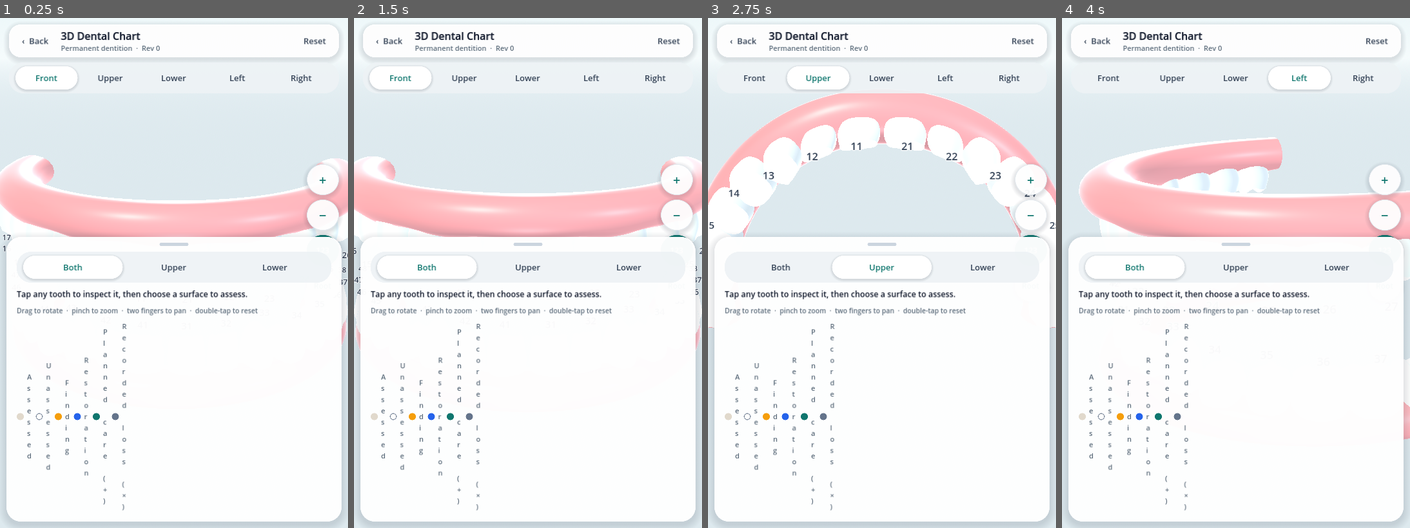
Above: before the commit, frames 1-4 (left to right).
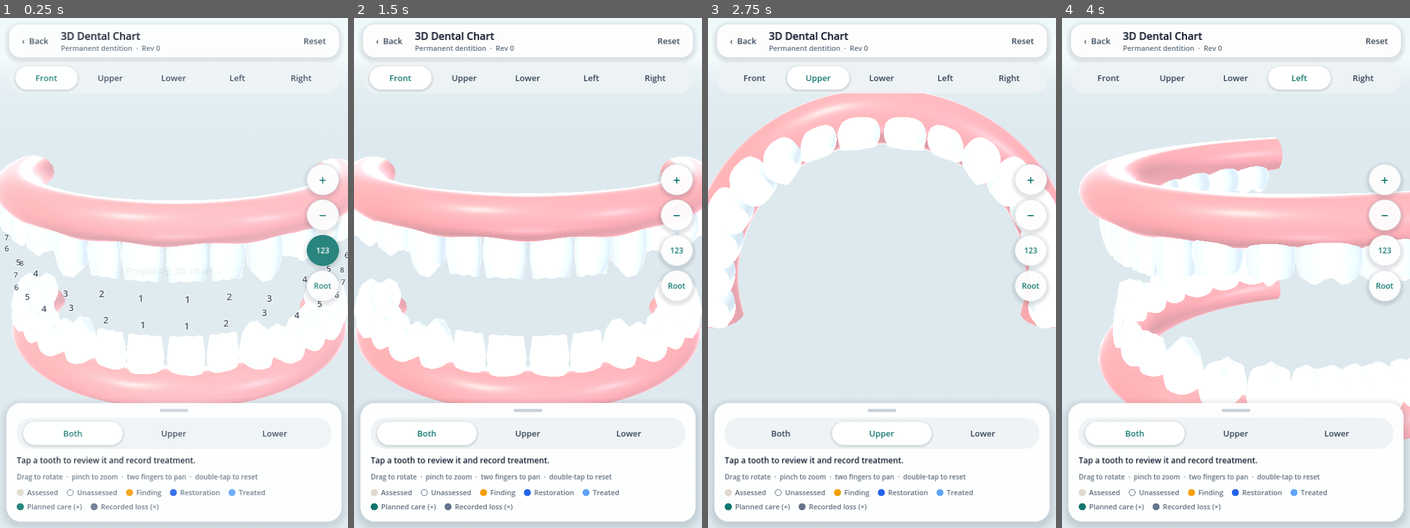
Above: after the commit, the same moments.

Repository: arifincsebuet/Dental
Game: Godot game, scene res://chart.tscn
The game is run twice, just before and just after one commit, with the same random seed, the same clock (stepped at 60 frames per second) and the same inputs.
Inputs:
- Up to frame 1 (0.25 s): no input
- Up to frame 2 (1.5 s): click "123" at 0.5 s; click "Front" at 1.25 s
- Up to frame 3 (2.75 s): click "Upper" at 2 s
- Up to frame 4 (4 s): click "Lower" at 2.75 s; click "Left" at 3.5 s

The runs differ from the first frame. In frame 1, 20% of the frame differs, in the area x 0-100%, y 2-97%; in frame 2, 18%; in frame 3, 28%, in the area x 0-100%, y 24-97%; in frame 4, 19%.

Commit message:
Fix 3D chart crash/splash, add Palmer numbering and treatment history
- Run Dental3DActivity in its own :chart3d process: Godot force-quits its
  host process on destroy, which closed the whole app on Back and after a
  tooth was chosen (so no tooth entry ever reached the editor).
- Disable the Godot boot splash, give the chart window a matching
  background and fade in from a loading overlay; Back clears the
  selection first, then returns.
- Stop autowrapping Godot labels inside flow rows (text rendered one
  character per line).
- Tooth numbering preference (Palmer default, FDI, Universal) for all
  displays; stored keys stay FDI.
- Patient profile opens on the 3D model tinted by full treatment history,
  with a vertical per-tooth history list that expands to a timeline and
  highlights the tooth.
- Dentists/admins record treatment for one tooth or a selected set; other
  roles get a read-only model, history and 3D chart.
- Build the inline 3D geometry off the main thread.

Co-Authored-By: Claude Opus 5.5 <noreply@anthropic.com>
Claude-Session: https://claude.ai/code/session_01Hf5KScD2RRBUtHr6xsqV5h

Diff:
--- a/app/src/main/assets/chart.gd
+++ b/app/src/main/assets/chart.gd
@@ -69,6 +69,8 @@
 var current_view := "Front"
 var input_valid := true
 var read_only := false
+var notation := "palmer"
+var loading_overlay: ColorRect
 
 # UI
 var canvas := CanvasLayer.new()
@@ -108,6 +110,7 @@
 		if parsed is Dictionary and parsed.get("schemaVersion", 0) == 2 and parsed.get("teeth", null) is Dictionary:
 			chart = parsed
 			read_only = chart.get("readOnly", false)
+			notation = str(chart.get("notation", "palmer"))
 		else:
 			input_valid = false
 	add_child(rig)
@@ -119,11 +122,37 @@
 	camera.fov = 40
 	camera.near = 0.05
 	build_environment()
+	build_ui()
+	show_loading()
+	update_camera()
+	set_process_unhandled_input(false)
+	# Let the first (overlay) frame present before building meshes, then fade the model in.
+	await get_tree().process_frame
+	await get_tree().process_frame
 	if input_valid:
 		build_inventory()
-	build_ui()
-	update_camera()
+	toggle_buttons["123"].button_pressed = show_labels
 	set_process_unhandled_input(input_valid)
+	var fade := create_tween()
+	fade.tween_property(loading_overlay, "color:a", 0.0, 0.45).set_trans(Tween.TRANS_CUBIC).set_ease(Tween.EASE_OUT)
+	fade.parallel().tween_property(loading_overlay.get_child(0), "modulate:a", 0.0, 0.25)
+	fade.tween_callback(loading_overlay.queue_free)
+
+func show_loading() -> void:
+	var layer := CanvasLayer.new()
+	layer.layer = 10
+	add_child(layer)
+	loading_overlay = ColorRect.new()
+	loading_overlay.color = Color("f5fbfc")
+	loading_overlay.mouse_filter = Control.MOUSE_FILTER_IGNORE
+	loading_overlay.set_anchors_and_offsets_preset(Control.PRESET_FULL_RECT)
+	layer.add_child(loading_overlay)
+	var text := label("Preparing 3D chart…", 30, TEAL, true)
+	text.set_anchors_and_offsets_preset(Control.PRESET_CENTER)
+	text.horizontal_alignment = HORIZONTAL_ALIGNMENT_CENTER
+	text.grow_horizontal = Control.GROW_DIRECTION_BOTH
+	text.grow_vertical = Control.GROW_DIRECTION_BOTH
+	loading_overlay.add_child(text)
 
 func build_environment() -> void:
 	var world := WorldEnvironment.new()
@@ -217,6 +246,7 @@
 				var color := ENAMEL if state.get("assessment", "not_assessed") == "assessed" else UNKNOWN
 				if presence == "unerupted": color = Color(0.80, 0.87, 0.91, 0.5)
 				if absent and replacement == "implant": color = Color("e9eef2")
+				if state.get("treated", false): color = color.lerp(Color("60a5fa"), 0.22)
 				var crown := MeshInstance3D.new()
 				crown.name = "Crown"
 				crown.mesh = crown_mesh(kind, dimensions, sign_y)
@@ -237,7 +267,7 @@
 			body.add_child(collision)
 			var tooth_label := Label3D.new()
 			tooth_label.name = "SlotLabel"
-			tooth_label.text = key
+			tooth_label.text = notation_short(key)
 			tooth_label.font_size = 40
 			tooth_label.outline_size = 12
 			tooth_label.pixel_size = 0.0042
@@ -503,7 +533,9 @@
 		style.border_color = border
 	return style
 
-func label(text: String, size: int, color: Color, bold: bool = false) -> Label:
+## Labels never wrap unless asked: an autowrapped Label inside a flow/box row has zero minimum
+## width and collapses to one character per line.
+func label(text: String, size: int, color: Color, bold: bool = false, wrap: bool = false) -> Label:
 	var result := Label.new()
 	result.text = text
 	result.add_theme_font_size_override("font_size", size)
@@ -511,7 +543,10 @@
 	if bold:
 		result.add_theme_constant_override("outline_size", 1)
 		result.add_theme_color_override("font_outline_color", color)
-	result.autowrap_mode = TextServer.AUTOWRAP_WORD_SMART
+	if wrap:
+		result.autowrap_mode = TextServer.AUTOWRAP_WORD_SMART
+		result.size_flags_horizontal = Control.SIZE_EXPAND_FILL
+		result.custom_minimum_size.x = 240
 	return result
 
 ## Pill button. Toggle buttons show a filled teal state when pressed.
@@ -639,7 +674,7 @@
 	if not input_valid:
 		var error := PanelContainer.new()
 		error.add_theme_stylebox_override("panel", box_style(Color("fff1f2"), 28, 10, Color("fecdd3")))
-		error.add_child(label("This chart version cannot be displayed safely. Return and use the 2D chart.", 26, Color("be123c")))
+		error.add_child(label("This chart version cannot be displayed safely. Return and use the 2D chart.", 26, Color("be123c"), false, true))
 		top.add_child(error)
 
 	# --- Right rail -------------------------------------------------------------------------
@@ -686,8 +721,8 @@
 	# Idle: arch filter, guidance and legend.
 	sheet_idle.add_theme_constant_override("separation", 18)
 	sheet_idle.add_child(segmented(["Both", "Upper", "Lower"], arch_buttons, set_arch))
-	sheet_idle.add_child(label("Historical chart · read only. Tap a tooth to review it." if read_only else "Tap any tooth to inspect it, then choose a surface to assess.", 25, INK))
-	sheet_idle.add_child(label("Drag to rotate  ·  pinch to zoom  ·  two fingers to pan  ·  double-tap to reset", 21, MUTED))
+	sheet_idle.add_child(label("View only · tap a tooth to review its record." if read_only else "Tap a tooth to review it and record treatment.", 25, INK, false, true))
+	sheet_idle.add_child(label("Drag to rotate  ·  pinch to zoom  ·  two fingers to pan  ·  double-tap to reset", 21, MUTED, false, true))
 	var legend := HFlowContainer.new()
 	legend.add_theme_constant_override("h_separation", 26)
 	legend.add_theme_constant_override("v_separation", 12)
@@ -695,6 +730,7 @@
 	legend.add_child(legend_item(Color("94a3b8"), "Unassessed", true))
 	legend.add_child(legend_item(AMBER, "Finding"))
 	legend.add_child(legend_item(BLUE, "Restoration"))
+	legend.add_child(legend_item(Color("60a5fa"), "Treated"))
 	legend.add_child(legend_item(TEAL, "Planned care (+)"))
 	legend.add_child(legend_item(Color("64748b"), "Recorded loss (×)"))
 	sheet_idle.add_child(legend)
@@ -708,7 +744,7 @@
 	var badge := PanelContainer.new()
 	badge.custom_minimum_size = Vector2(104, 104)
 	badge.add_theme_stylebox_override("panel", box_style(TEAL, 30))
-	badge_label.add_theme_font_size_override("font_size", 38)
+	badge_label.add_theme_font_size_override("font_size", 34)
 	badge_label.add_theme_color_override("font_color", Color.WHITE)
 	badge_label.horizontal_alignment = HORIZONTAL_ALIGNMENT_CENTER
 	badge_label.vertical_alignment = VERTICAL_ALIGNMENT_CENTER
@@ -721,10 +757,12 @@
 	name_label.add_theme_font_size_override("font_size", 30)
 	name_label.add_theme_color_override("font_color", INK)
 	name_label.autowrap_mode = TextServer.AUTOWRAP_WORD_SMART
+	name_label.custom_minimum_size.x = 260
 	names.add_child(name_label)
 	status_label.add_theme_font_size_override("font_size", 23)
 	status_label.add_theme_color_override("font_color", MUTED)
 	status_label.autowrap_mode = TextServer.AUTOWRAP_WORD_SMART
+	status_label.custom_minimum_size.x = 260
 	names.add_child(status_label)
 	var close := fab("×")
 	close.custom_minimum_size = Vector2(80, 80)
@@ -749,13 +787,14 @@
 	surface_hint.add_theme_font_size_override("font_size", 22)
 	surface_hint.add_theme_color_override("font_color", MUTED)
 	surface_hint.autowrap_mode = TextServer.AUTOWRAP_WORD_SMART
+	surface_hint.custom_minimum_size.x = 260
 	pad_text.add_child(surface_hint)
 	var whole := pill("Whole tooth", true)
 	whole.pressed.connect(pick_surface.bind(""))
 	surface_buttons[""] = whole
 	pad_text.add_child(whole)
 
-	assess_button = pill("Assess tooth", false, true)
+	assess_button = pill("Record treatment", false, true)
 	assess_button.custom_minimum_size = Vector2(0, 96)
 	assess_button.add_theme_font_size_override("font_size", 30)
 	assess_button.pressed.connect(edit_selected)
@@ -886,8 +925,8 @@
 	# Gently bring the tooth toward the centre without losing arch context.
 	target = body.global_position * 0.45
 	distance = min(distance, 10.5)
-	badge_label.text = selected
-	name_label.text = tooth_name(selected)
+	badge_label.text = notation_label(selected)
+	name_label.text = tooth_name(selected) + ("" if notation == "fdi" else "  (FDI " + selected + ")")
 	status_label.text = str(state.get("assessment", "not_assessed")).replace("_", " ").capitalize() + "  ·  " + str(state.get("presence", "unknown")).replace("_", " ")
 	if state.get("replacement", "none") not in ["none", ""]:
 		status_label.text += "  ·  " + str(state.get("replacement")).replace("_", " ")
@@ -958,9 +997,9 @@
 		surface_hint.text = "Whole tooth selected. Tap a surface on the pad to assess it individually."
 	else:
 		surface_hint.text = surface_name(selected_surface) + " surface · " + str(facts.get("assessment", "not_assessed")).replace("_", " ")
-	assess_button.text = "Assess tooth " + selected + ("" if selected_surface == "" else "  ·  " + surface_name(selected_surface))
+	assess_button.text = "Record treatment  ·  " + notation_label(selected) + ("" if selected_surface == "" else "  ·  " + surface_name(selected_surface))
 	assess_button.disabled = read_only
-	if read_only: assess_button.text = "Historical chart · read only"
+	if read_only: assess_button.text = "View only"
 
 func surface_name(surface: String) -> String:
 	var anterior := selected != "" and int(selected[1]) <= 3
@@ -973,6 +1012,27 @@
 		"I": return "Incisal"
 		"O": return "Occlusal"
 	return surface
+
+## Display numbering (stored keys stay FDI). Palmer: 1-8 / A-E per quadrant; Universal: 1-32 / A-T.
+func notation_short(key: String) -> String:
+	var quadrant := int(key[0])
+	var position := int(key[1])
+	match notation:
+		"fdi": return key
+		"universal":
+			var codes := {1: 9 - position, 2: 8 + position, 3: 25 - position, 4: 24 + position}
+			if codes.has(quadrant): return str(codes[quadrant])
+			var letters := "ABCDEFGHIJKLMNOPQRST"
+			var index := {5: 5 - position, 6: 4 + position, 7: 15 - position, 8: 14 + position}
+			return letters[index[quadrant]]
+	return str(position) if quadrant <= 4 else "ABCDE"[position - 1]
+
+func notation_label(key: String) -> String:
+	match notation:
+		"fdi": return key
+		"universal": return "#" + notation_short(key)
+	var prefix := {1: "UR", 2: "UL", 3: "LL", 4: "LR", 5: "UR", 6: "UL", 7: "LL", 8: "LR"}
+	return prefix[int(key[0])] + notation_short(key)
 
 func tooth_name(key: String) -> String:
 	var quadrant := int(key[0])
@@ -1055,6 +1115,10 @@
 	if event is InputEventScreenTouch and not event.pressed: fingers.erase(event.index)
 
 func _notification(what: int) -> void:
+	if what == NOTIFICATION_WM_GO_BACK_REQUEST:
+		if selected != "": clear_selection()
+		else: go_back()
+		return
 	if what == NOTIFICATION_APPLICATION_FOCUS_OUT:
 		fingers.clear()
 		moved = true
--- a/app/src/main/assets/project.godot
+++ b/app/src/main/assets/project.godot
@@ -3,6 +3,10 @@
 [application]
 config/name="Dental Care Chart"
 run/main_scene="res://chart.tscn"
+config/quit_on_go_back=false
+boot_splash/show_image=false
+boot_splash/bg_color=Color(0.961,0.984,0.988,1)
+boot_splash/minimum_display_time=0
 
 [display]
 window/size/viewport_width=1080
Not shown, changed: IMPLEMENTATION.md
Not shown, changed: app/src/main/AndroidManifest.xml
Not shown, changed: app/src/main/java/com/spala/dental/Dental3DActivity.kt
Not shown, changed: app/src/main/java/com/spala/dental/DesignSystem.kt
Not shown, changed: app/src/main/java/com/spala/dental/DoctorProfileScreen.kt
Not shown, changed: app/src/main/java/com/spala/dental/MainActivity.kt
Not shown, changed: app/src/main/java/com/spala/dental/NativeDentalChart.kt
Not shown, changed: app/src/main/java/com/spala/dental/Teeth3DView.kt
Not shown, added: app/src/main/java/com/spala/dental/ToothNotation.kt
Not shown, added: app/src/main/java/com/spala/dental/TreatmentHistory.kt
Not shown, changed: app/src/main/res/values/colors.xml
Not shown, changed: app/src/main/res/values/themes.xml
